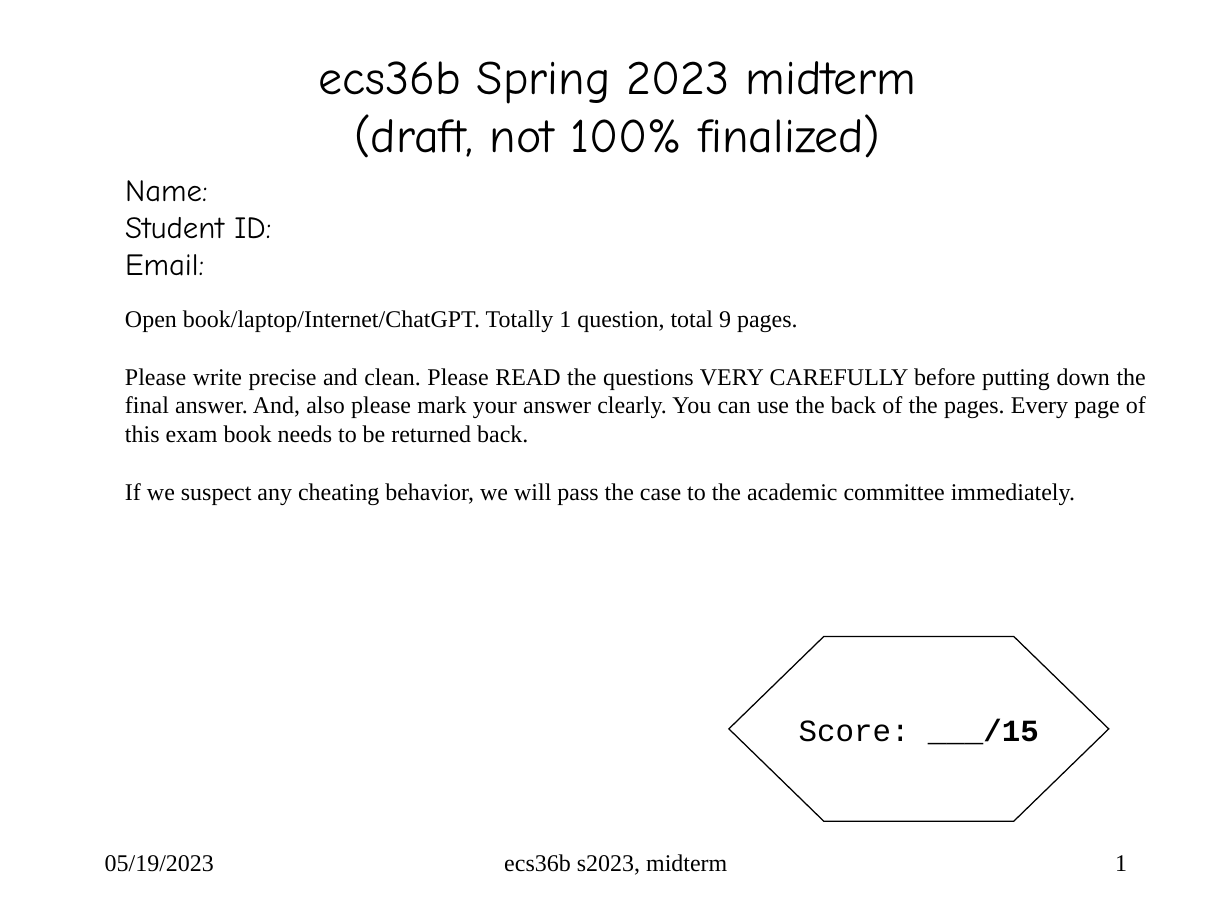
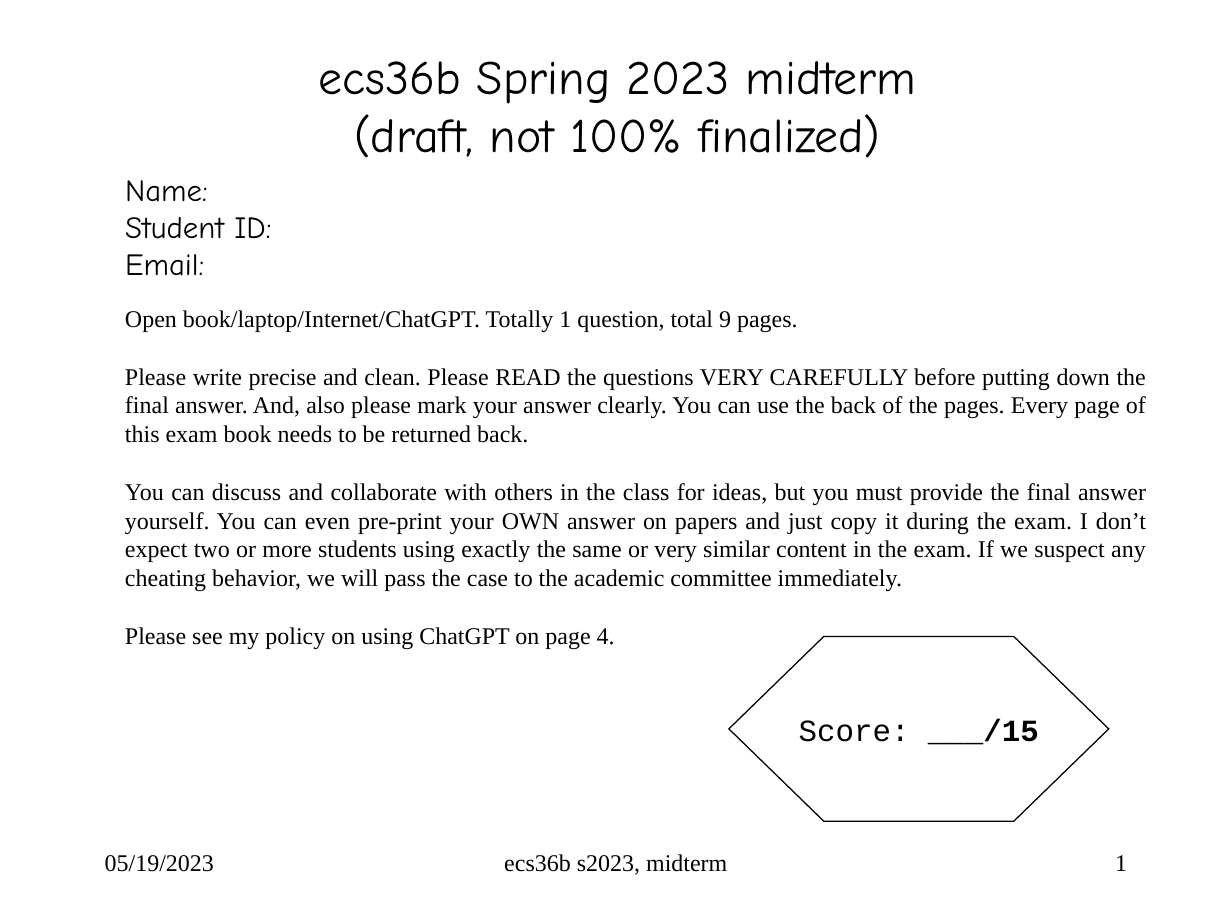
Before and after one commit to sfelixwu/s2023_midterm, a slide deck: slide 1 of ecs36b_s2023_midterm.pptx. Drawn at 1232x924 pixels with LibreOffice and Linux fonts; fonts in the diff are those of the drawing. Boxes give left, top, right and bottom in pixels: in the first picture for what was removed or moved away, otherwise in the second. Text is boxed around its words. In the diff, an @@ line names an element or a change of style, - is before the commit and + after.

```diff
--- a/ecs36b_s2023_midterm.pptx
+++ b/ecs36b_s2023_midterm.pptx
@@ text at (125,483,1146,650): text changed @@
-If we suspect any cheating behavior, we will pass the case to the academic committee immediately.
+You can discuss and collaborate with others in the class for ideas, but you must provide the final answer yourself. You can even pre-print your OWN answer on papers and just copy it during the exam. I don’t expect two or more students using exactly the same or very similar content in the exam. If we suspect any cheating behavior, we will pass the case to the academic committee immediately.
+Please see my policy on using ChatGPT on page 4.
```
Also in this commit, not shown: 1 other slide changed.
